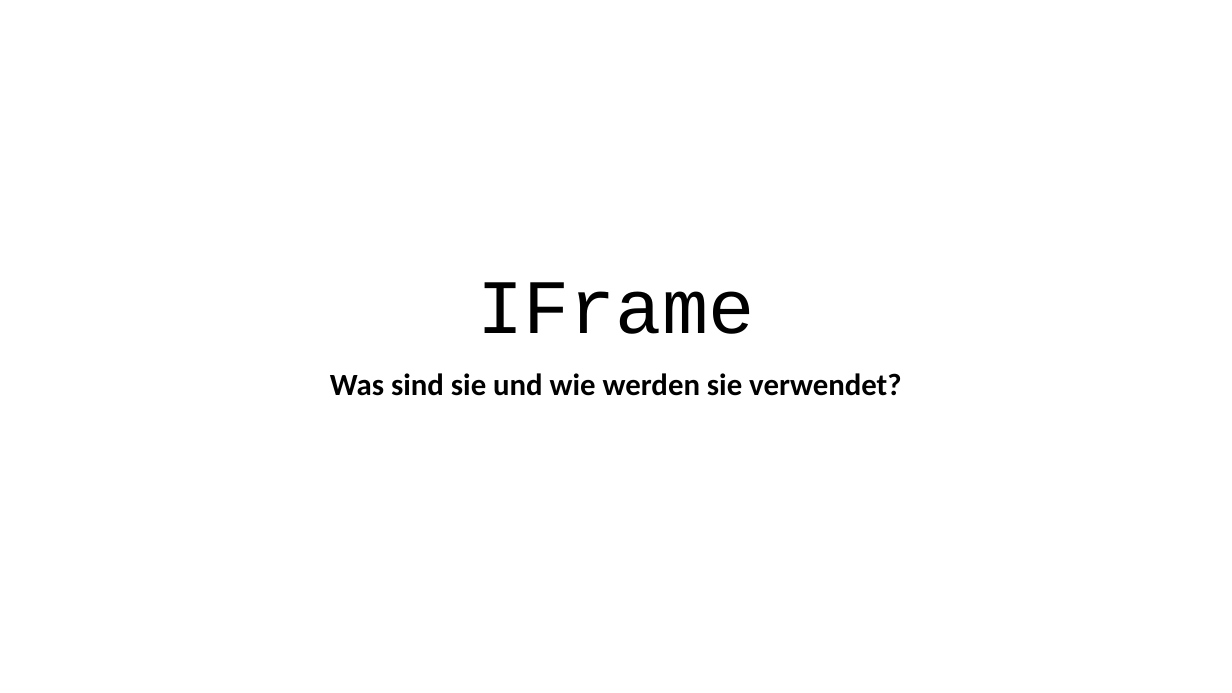
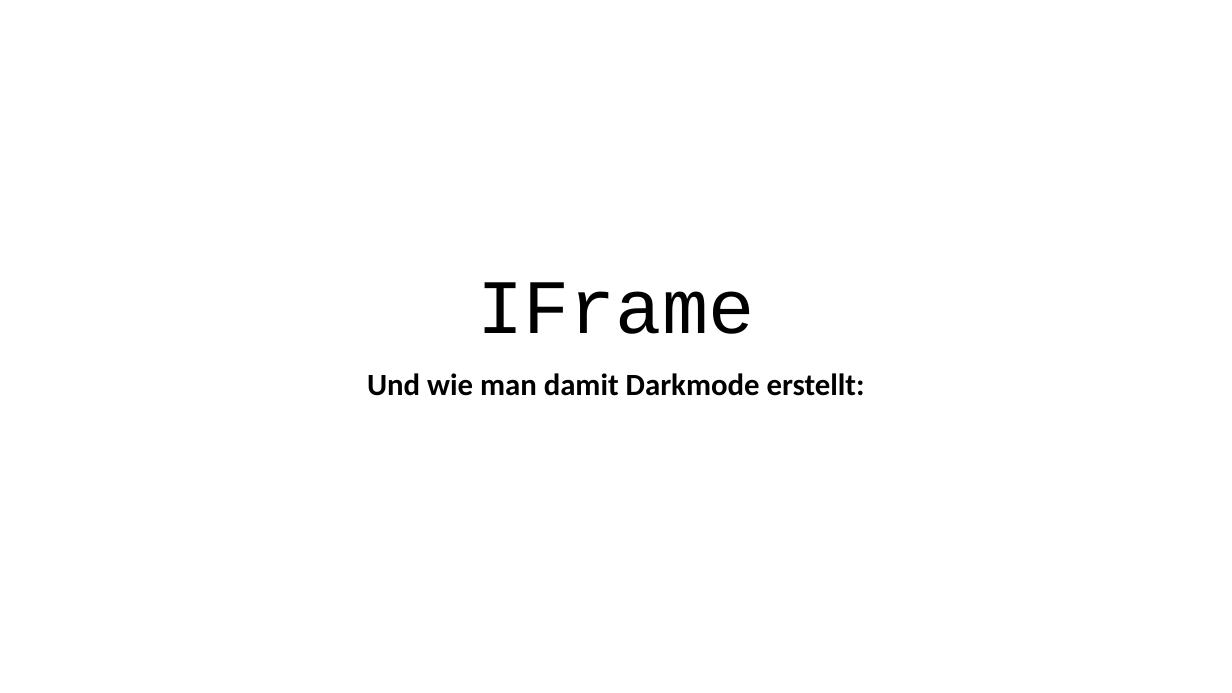
Before and after one commit to DaMu14/LA1600, a slide deck: slide 1 of Präsentation/Prasentation_zu_IFrame.pptx. Drawn at 1232x693 pixels with LibreOffice and Linux fonts; fonts in the diff are those of the drawing; background and template pictures are left out. Boxes give left, top, right and bottom in pixels: in the first picture for what was removed or moved away, otherwise in the second. Text is boxed around its words. In the diff, an @@ line names an element or a change of style, - is before the commit and + after.

```diff
--- a/Präsentation/Prasentation_zu_IFrame.pptx
+++ b/Präsentation/Prasentation_zu_IFrame.pptx
@@ subtitle at (367,373,865,396): text changed @@
-Was sind sie und wie werden sie verwendet?
+Und wie man damit Darkmode erstellt:
```
Also in this commit, not shown: 3 other slides changed, 4 slides added, 1 slide removed.
